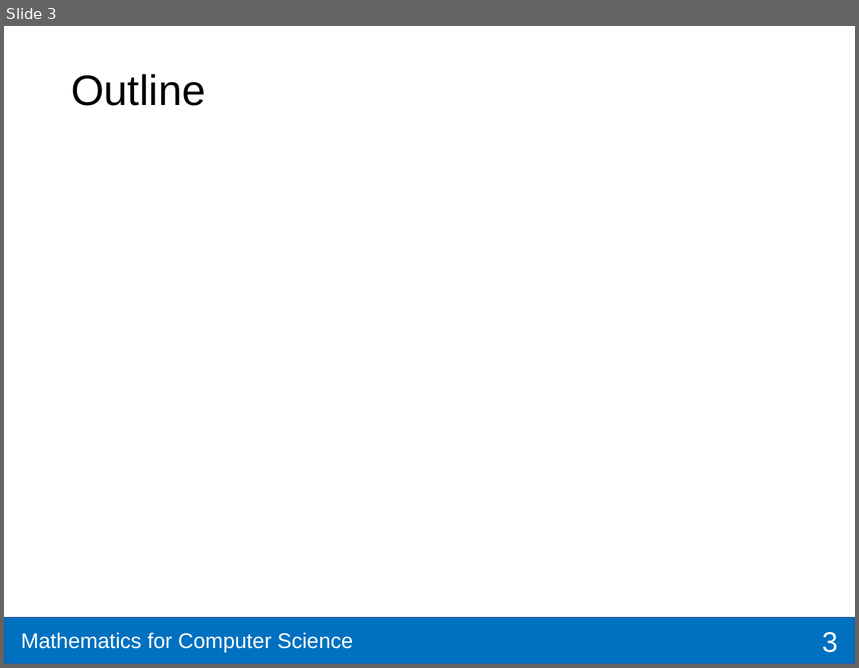
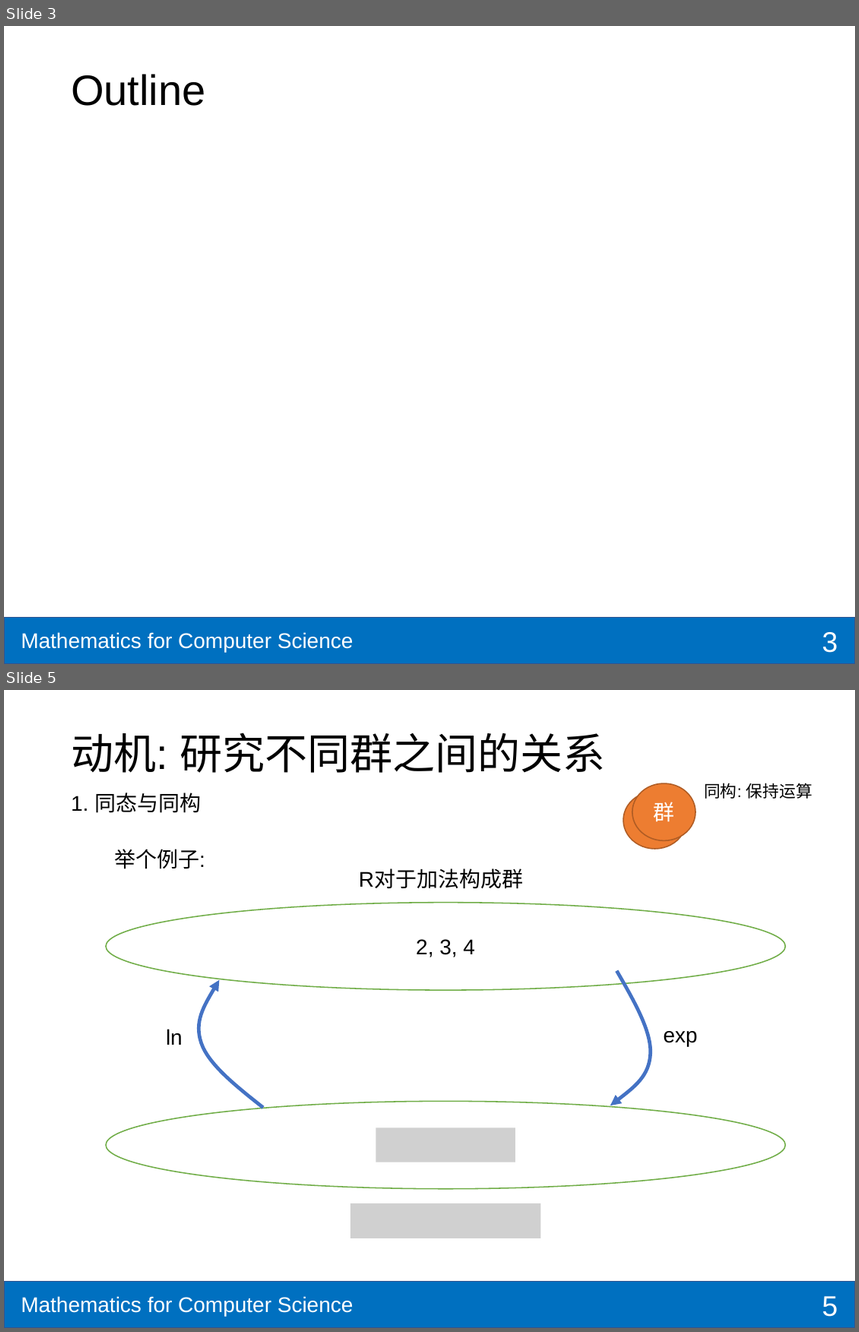
Before and after one commit to shzaiz/dx-public, a slide deck: notes/notes/mcs/9.5-group-theory/3-morphi.pptx. Shown one above the other, each under a label of ours: slide 3 before the commit, slides 3 and 5 after it; the slides between them are not shown. The pictures are 859x668 and 859x1332 pixels, drawn with LibreOffice and Linux fonts; fonts in the diff are those of the drawing; grey boxes stand for pictures. Boxes give left, top, right and bottom in pixels: in the first picture for what was removed or moved away, otherwise in the second. Text is boxed around its words. In the diff, an @@ line names an element or a change of style, - is before the commit and + after.

```diff
--- a/notes/notes/mcs/9.5-group-theory/3-morphi.pptx
+++ b/notes/notes/mcs/9.5-group-theory/3-morphi.pptx
@@ slide 5 added at (x1=4, y1=690, x2=855, y2=1328), background #FFFFFF; not listed: 2 template elements that a slide beside it also shows @@
@@ title added at (x1=71, y1=733, x2=605, y2=773), 36 pt, text #000000 @@
+动机: 研究不同群之间的关系
@@ text added at (x1=71, y1=793, x2=201, y2=813), 18 pt, text #000000 @@
+1. 同态与同构
@@ ellipse added at (x1=623, y1=791, x2=686, y2=848), fill #ED7D31, outline #AF5C24 1 pt, 18 pt, text #FFFFFF @@
+群
@@ ellipse added at (x1=633, y1=783, x2=695, y2=840), fill #ED7D31, outline #AF5C24 1 pt, 18 pt, text #FFFFFF @@
+群
@@ text added at (x1=704, y1=783, x2=813, y2=799), 14 pt, text #000000 @@
+同构: 保持运算
@@ text added at (x1=114, y1=849, x2=205, y2=869), 18 pt, text #000000 @@
+举个例子:
@@ text added at (x1=359, y1=870, x2=523, y2=889), 18 pt, text #000000 @@
+R对于加法构成群
@@ ellipse added at (x1=106, y1=903, x2=785, y2=990), fill #FFFFFF, outline #70AD47 1 pt, 18 pt, text #000000 @@
+2, 3, 4
@@ freeform shape added at (x1=199, y1=980, x2=262, y2=1108), outline #4472C4 3 pt @@
@@ freeform shape added at (x1=570, y1=971, x2=677, y2=1113), outline #4472C4 3 pt @@
@@ text added at (x1=166, y1=1029, x2=183, y2=1045), 18 pt, text #000000 @@
+ln
@@ text added at (x1=664, y1=1031, x2=698, y2=1046), 18 pt, text #000000 @@
+exp
@@ ellipse added at (x1=106, y1=1101, x2=785, y2=1189), fill #FFFFFF, outline #70AD47 1 pt @@
@@ picture added at (x1=376, y1=1129, x2=515, y2=1163) @@
@@ picture added at (x1=351, y1=1204, x2=541, y2=1239) @@
@@ page number added at (x1=823, y1=1296, x2=838, y2=1317), 24 pt, text #FFFFFF @@
+5
```
Also in this commit, not shown: 1 slide changed, 4 other slides added, 20 other files.
